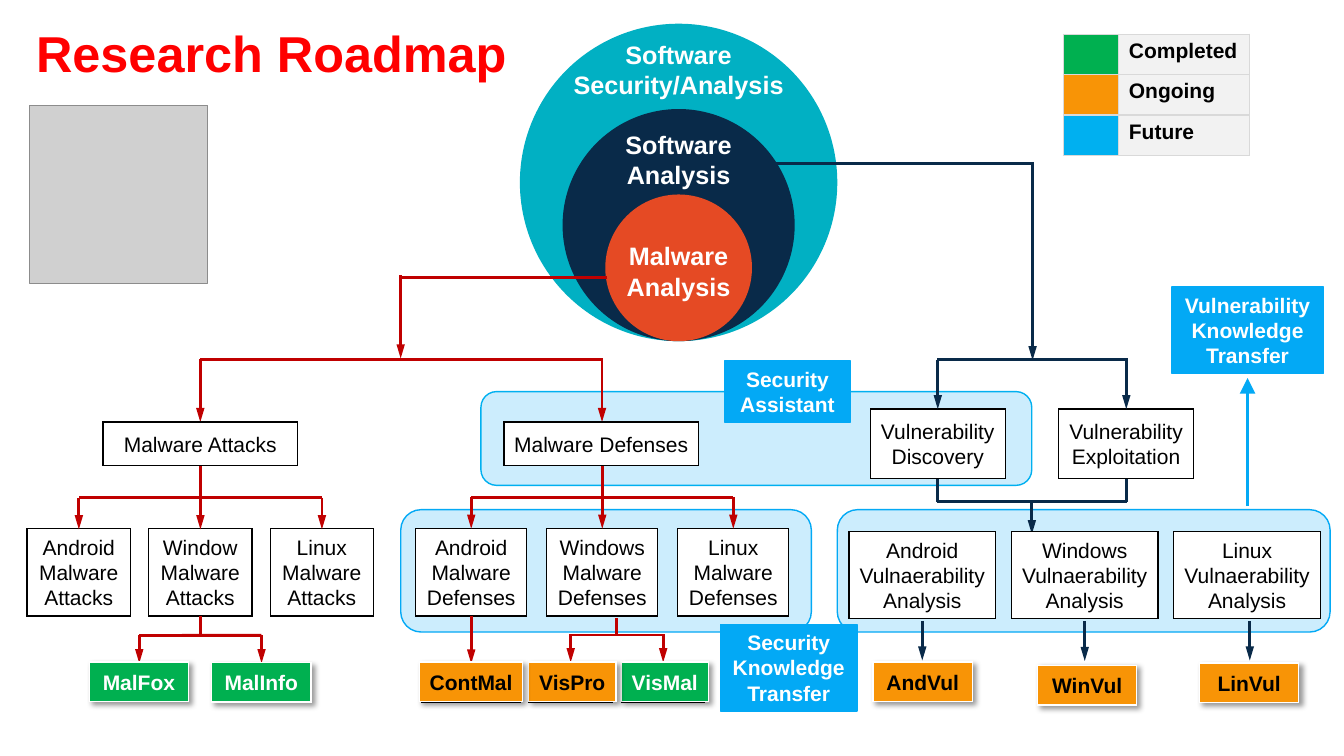
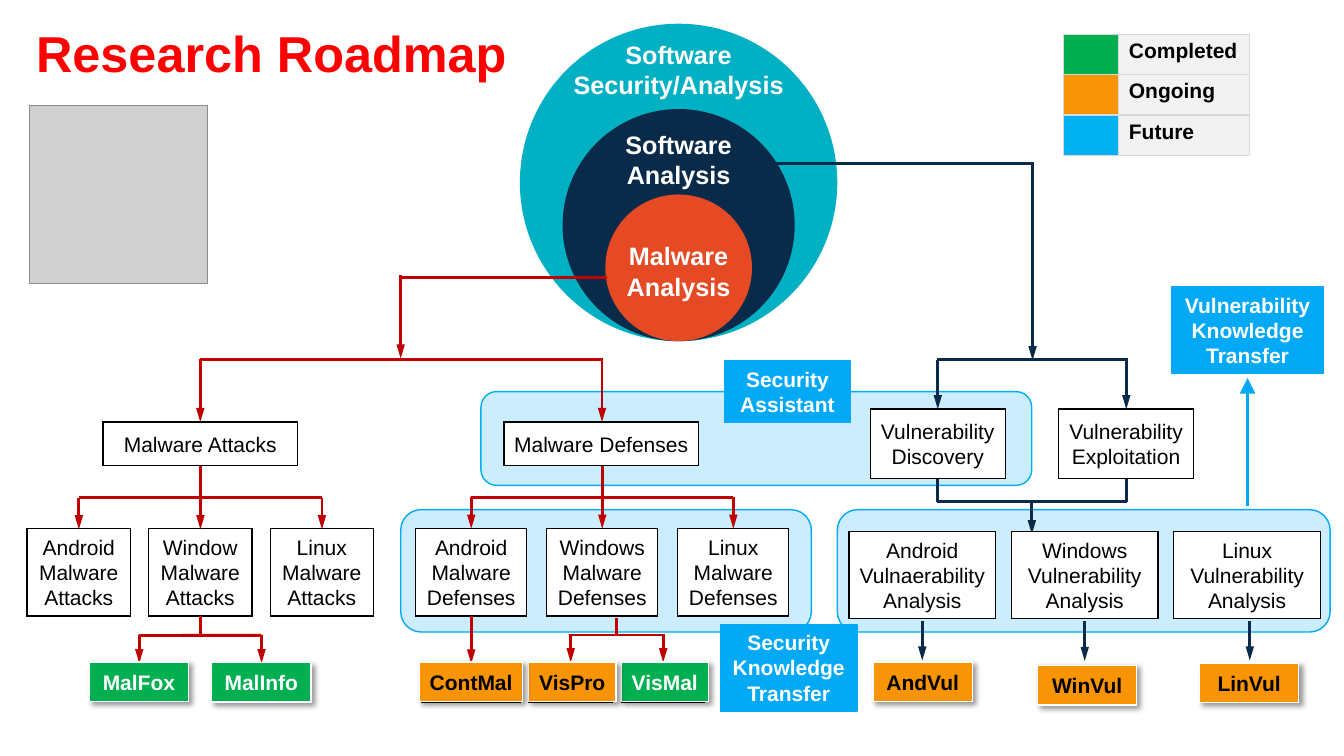
Before and after one commit to fangtian-zhong/fangtian-zhong.github.io, a slide deck: slide 3 of teaching/csci112-spring-2024/lectures/ppts/CSCI_112_Programming_with_C_20240117.pptx. Drawn at 1344x756 pixels with LibreOffice and Linux fonts; fonts in the diff are those of the drawing; grey boxes stand for pictures. Boxes give left, top, right and bottom in pixels: in the first picture for what was removed or moved away, otherwise in the second. Text is boxed around its words. In the diff, an @@ line names an element or a change of style, - is before the commit and + after.

```diff
--- a/teaching/csci112-spring-2024/lectures/ppts/CSCI_112_Programming_with_C_20240117.pptx
+++ b/teaching/csci112-spring-2024/lectures/ppts/CSCI_112_Programming_with_C_20240117.pptx
@@ text in rectangle at [1028, 542, 1141, 613]: text changed @@
-Windows Vulnaerability Analysis
+Windows Vulnerability Analysis
@@ text in rectangle at [1190, 542, 1303, 613]: text changed @@
-Linux Vulnaerability Analysis
+Linux Vulnerability Analysis
```
